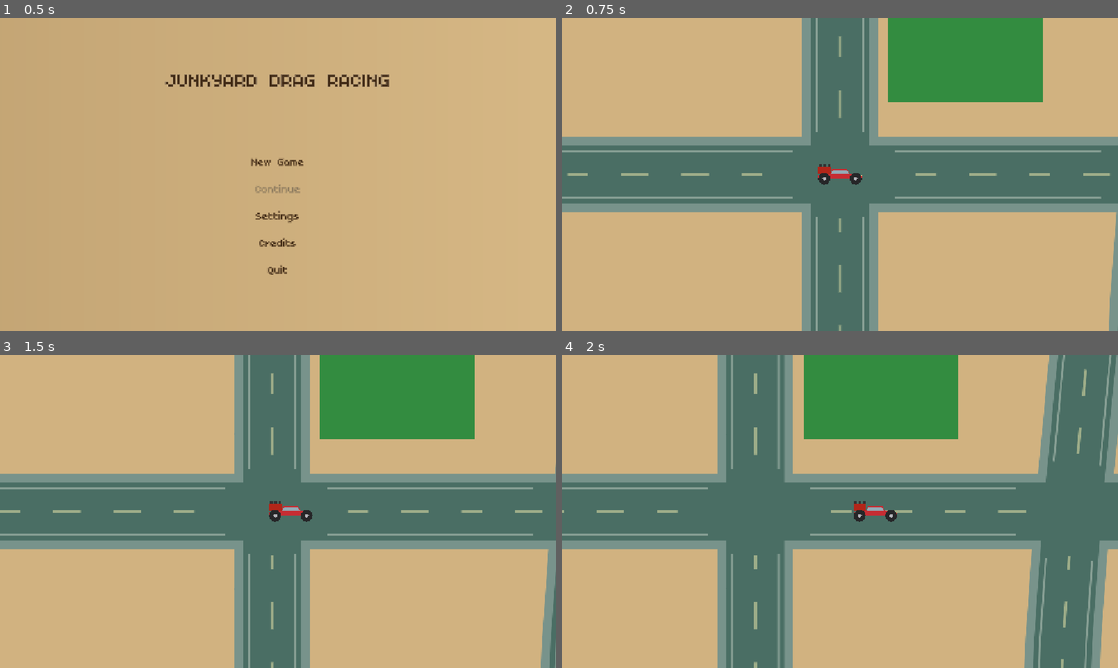
Above: before the commit, frames 1-4 (two rows, left to right).
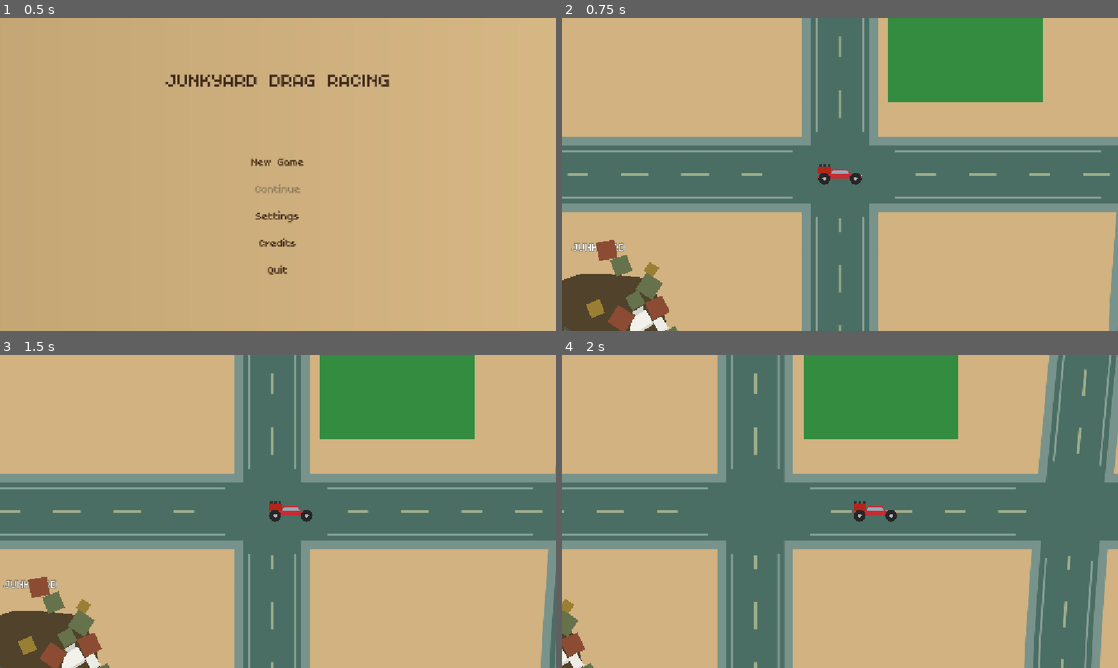
Above: after the commit, the same moments.

Repository: davidkovacwebdev/junkyard-drag-racing
Game: Godot game, scene res://scenes/menu/main_menu.tscn
The game is run twice, just before and just after one commit, with the same random seed, the same clock (stepped at 60 frames per second) and the same inputs.
Inputs (mouse positions are in pixels of both pictures, inside the frame that each line leads up to):
- Up to frame 1 (0.5 s): no input
- Up to frame 2 (0.75 s): click "New Game" at 0.5 s
- Up to frame 3 (1.5 s): tap Enter at 1.25 s; move the mouse to (400, 495) at 1.27 s; hold D from 1.28 s (still down); click (400, 495) at 1.42 s
- Up to frame 4 (2 s): keep holding D; tap Space at 1.52 s

Frame 1 is identical in both runs. In frame 2, 3.8% of the frame differs, in the area x 0-21%, y 70-100%; in frame 3, 3.7%; in frame 4, 0.6%.

Commit message:
Add trackpad zoom gestures and a junkyard prop cluster
WorldCamera now handles InputEventPanGesture (trackpad two-finger
scroll) and InputEventMagnifyGesture (pinch) alongside the existing
mouse wheel, scaled gently since gestures fire many small continuous
events rather than one notch per click.

Junkyard is a scattered pile of physics debris (styled like
PartShatter's square-fragment look) plus real parts pulled from
PartDatabase, sitting at (-500, 350) in the open world as a landmark —
no digging/looting yet, purely the visual/physical prop cluster.

Diff:
--- /dev/null
+++ b/scenes/world/junkyard.tscn
@@ -0,0 +1,19 @@
+[gd_scene load_steps=2 format=3]
+
+[ext_resource type="Script" path="res://scripts/world/junkyard.gd" id="1"]
+
+[node name="Junkyard" type="Node2D"]
+script = ExtResource("1")
+
+[node name="Sign" type="Label" parent="."]
+offset_left = -150.0
+offset_top = -230.0
+offset_right = 150.0
+offset_bottom = -180.0
+theme_override_colors/font_color = Color(1, 1, 1, 1)
+theme_override_colors/font_outline_color = Color(0, 0, 0, 1)
+theme_override_constants/outline_size = 6
+theme_override_font_sizes/font_size = 28
+text = "JUNKYARD"
+horizontal_alignment = 1
+vertical_alignment = 1
--- a/scenes/world/main.tscn
+++ b/scenes/world/main.tscn
@@ -6,6 +6,7 @@
 [ext_resource type="Script" path="res://scripts/world/road.gd" id="4"]
 [ext_resource type="PackedScene" path="res://scenes/world/drag_strip.tscn" id="5"]
 [ext_resource type="PackedScene" path="res://scenes/world/pause_menu.tscn" id="6"]
+[ext_resource type="PackedScene" path="res://scenes/world/junkyard.tscn" id="7"]
 
 [node name="Main" type="Node2D"]
 
@@ -34,4 +35,7 @@
 display_name = "Garage"
 interior_scene = ExtResource("3")
 
+[node name="Junkyard" parent="Sortables" instance=ExtResource("7")]
+position = Vector2(-500, 350)
+
 [node name="PauseMenu" parent="." instance=ExtResource("6")]
--- /dev/null
+++ b/scripts/world/junkyard.gd
@@ -0,0 +1,93 @@
+class_name Junkyard
+extends Node2D
+## A pile of scrap on the world map — a cluster of small colored junk
+## chunks (real RigidBody2D physics, styled like PartShatter's debris,
+## so the car can crash into and scatter them) plus a handful of actual
+## equippable parts pulled straight from PartDatabase, scattered in
+## among the junk. Purely a landmark/prop for now — digging through it
+## for loot is a separate, later feature.
+
+@export var junk_chunk_count: int = 18
+@export var part_count: int = 6
+@export var radius: float = 160.0
+
+const _JUNK_COLORS := [
+	Color(0.45, 0.4, 0.35, 1),
+	Color(0.55, 0.3, 0.2, 1),
+	Color(0.3, 0.3, 0.32, 1),
+	Color(0.6, 0.5, 0.2, 1),
+	Color(0.4, 0.45, 0.3, 1),
+	Color(0.5, 0.15, 0.15, 1),
+]
+
+func _ready() -> void:
+	_spawn_mound()
+	for i in junk_chunk_count:
+		_spawn_junk_chunk()
+	for i in part_count:
+		_spawn_random_part()
+
+## Dirt-colored base underneath the junk so the cluster reads as a
+## heaped-up hill rather than debris just floating on bare sand.
+func _spawn_mound() -> void:
+	var mound := Polygon2D.new()
+	mound.color = Color(0.32, 0.26, 0.17, 1)
+	var points := PackedVector2Array()
+	var point_count := 14
+	for i in point_count:
+		var angle := TAU * i / point_count
+		var r := radius * randf_range(0.85, 1.15)
+		points.append(Vector2(cos(angle), sin(angle)) * r)
+	mound.polygon = points
+	add_child(mound)
+
+func _random_point_in_pile() -> Vector2:
+	var angle := randf_range(0.0, TAU)
+	var r := radius * sqrt(randf())
+	return Vector2(cos(angle), sin(angle)) * r
+
+func _spawn_junk_chunk() -> void:
+	var chunk := RigidBody2D.new()
+	# No gravity in this top-down world — junk just sits where it lands
+	# until the car actually bumps into it, instead of drifting off.
+	chunk.gravity_scale = 0.0
+	chunk.can_sleep = false
+	add_child(chunk)
+	chunk.position = _random_point_in_pile()
+	chunk.rotation = randf_range(0.0, TAU)
+
+	var size := randf_range(10.0, 22.0)
+	var poly := PackedVector2Array([
+		Vector2(-size, -size), Vector2(size, -size),
+		Vector2(size, size), Vector2(-size, size),
+	])
+
+	var visual := Polygon2D.new()
+	visual.polygon = poly
+	visual.color = _JUNK_COLORS[randi() % _JUNK_COLORS.size()]
+	chunk.add_child(visual)
+
+	var collision := CollisionPolygon2D.new()
+	collision.polygon = poly
+	chunk.add_child(collision)
+
+## Real body/wheel/engine scenes pulled from the same catalog the
+## garage browses, just scaled down and scattered like junk — the same
+## parts you could equip in the garage are lying around here too.
+func _spawn_random_part() -> void:
+	var pool: Array[PartData] = []
+	pool.append_array(PartDatabase.bodies)
+	pool.append_array(PartDatabase.wheels)
+	pool.append_array(PartDatabase.engines)
+	if pool.is_empty():
+		return
+	var part: PartData = pool[randi() % pool.size()]
+	if part.scene_path.is_empty():
+		return
+	var instance: Node2D = (load(part.scene_path) as PackedScene).instantiate()
+	if instance is RigidBody2D:
+		instance.gravity_scale = 0.0
+	add_child(instance)
+	instance.position = _random_point_in_pile()
+	instance.rotation = randf_range(0.0, TAU)
+	instance.scale = Vector2.ONE * randf_range(0.35, 0.5)
--- a/scripts/world/world_camera.gd
+++ b/scripts/world/world_camera.gd
@@ -1,17 +1,24 @@
 class_name WorldCamera
 extends Camera2D
-## Mouse-wheel zoom for the world map's driving camera. Scoped to the map
-## only — the race scenes have their own CameraFollow with a fixed zoom,
-## so this lives on PlayerCar's camera rather than being shared.
+## Mouse-wheel and trackpad zoom for the world map's driving camera.
+## Scoped to the map only — the race scenes have their own CameraFollow
+## with a fixed zoom, so this lives on PlayerCar's camera rather than
+## being shared.
 ##
-## Zoom eases toward a target rather than snapping, so spinning the wheel
-## doesn't jolt the view. `zoom` is a multiplier: higher = closer in.
+## Zoom eases toward a target rather than snapping, so spinning the
+## wheel (or a trackpad gesture) doesn't jolt the view. `zoom` is a
+## multiplier: higher = closer in.
 
 @export var zoom_step: float = 1.15
 @export var min_zoom: float = 0.25
 @export var max_zoom: float = 3.0
 ## Higher eases faster; 0 would never arrive.
 @export var zoom_speed: float = 10.0
+## How much each unit of trackpad two-finger-scroll delta affects zoom.
+## A scroll gesture fires many small continuous events (unlike a mouse
+## wheel's one notch per click), so this needs to be far gentler than
+## zoom_step or a single swipe would blow straight through the range.
+@export var pan_sensitivity: float = 0.01
 
 var _target_zoom: float = 1.0
 
@@ -19,16 +26,26 @@
 	_target_zoom = clampf(zoom.x, min_zoom, max_zoom)
 
 func _unhandled_input(event: InputEvent) -> void:
-	if not (event is InputEventMouseButton) or not event.is_pressed():
-		return
-	match event.button_index:
-		MOUSE_BUTTON_WHEEL_UP:
-			_zoom_by(zoom_step)
-		MOUSE_BUTTON_WHEEL_DOWN:
-			_zoom_by(1.0 / zoom_step)
-		_:
-			return
-	get_viewport().set_input_as_handled()
+	if event is InputEventMouseButton and event.is_pressed():
+		match event.button_index:
+			MOUSE_BUTTON_WHEEL_UP:
+				_zoom_by(zoom_step)
+			MOUSE_BUTTON_WHEEL_DOWN:
+				_zoom_by(1.0 / zoom_step)
+			_:
+				return
+		get_viewport().set_input_as_handled()
+	elif event is InputEventPanGesture:
+		# Trackpad two-finger scroll — same sense as the mouse wheel:
+		# scrolling up zooms in. Continuous deltas, so scale gently
+		# instead of applying a full zoom_step per event.
+		_zoom_by(1.0 - event.delta.y * pan_sensitivity)
+		get_viewport().set_input_as_handled()
+	elif event is InputEventMagnifyGesture:
+		# Trackpad pinch — factor is already a small per-event
+		# multiplier (>1 spreading/zooming in, <1 pinching/zooming out).
+		_zoom_by(event.factor)
+		get_viewport().set_input_as_handled()
 
 func _zoom_by(factor: float) -> void:
 	_target_zoom = clampf(_target_zoom * factor, min_zoom, max_zoom)
Not shown: 1 places in scenes/world/main.tscn that only renumber resources
Not shown, added: scripts/world/junkyard.gd.uid
